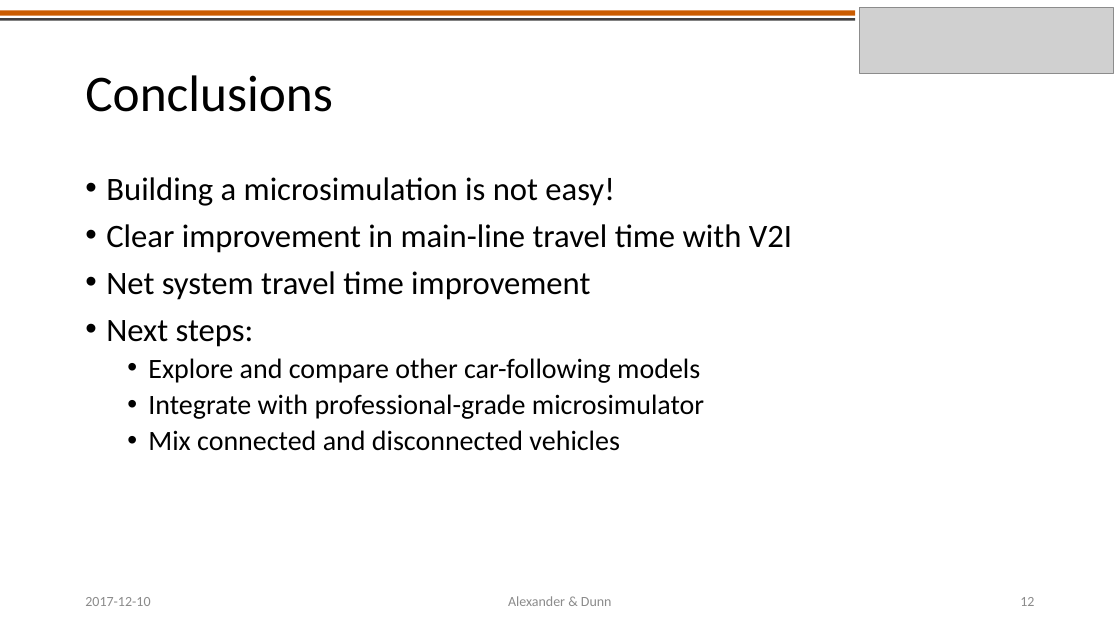
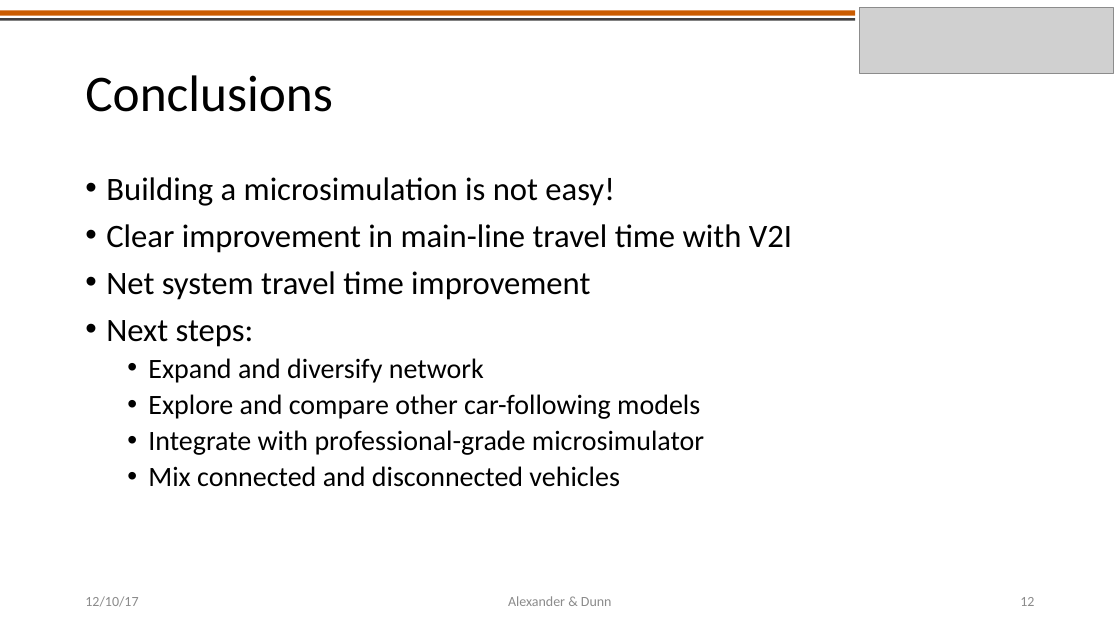
Before and after one commit to americalexander/mrFinishLine, a slide deck: slide 12 of CE391F_project_presentation_alexander_dunn.pptx. Drawn at 1120x630 pixels with LibreOffice and Linux fonts; fonts in the diff are those of the drawing; grey boxes stand for pictures. Boxes give left, top, right and bottom in pixels: in the first picture for what was removed or moved away, otherwise in the second. Text is boxed around its words. In the diff, an @@ line names an element or a change of style, - is before the commit and + after.

```diff
--- a/CE391F_project_presentation_alexander_dunn.pptx
+++ b/CE391F_project_presentation_alexander_dunn.pptx
@@ text at (148,358,484,383): paragraph added @@
+  • Expand and diversify network
@@ text at (85,596,138,607): text changed @@
-2017-12-10
+12/10/17
```
Also in this commit, not shown: 11 other slides changed.
